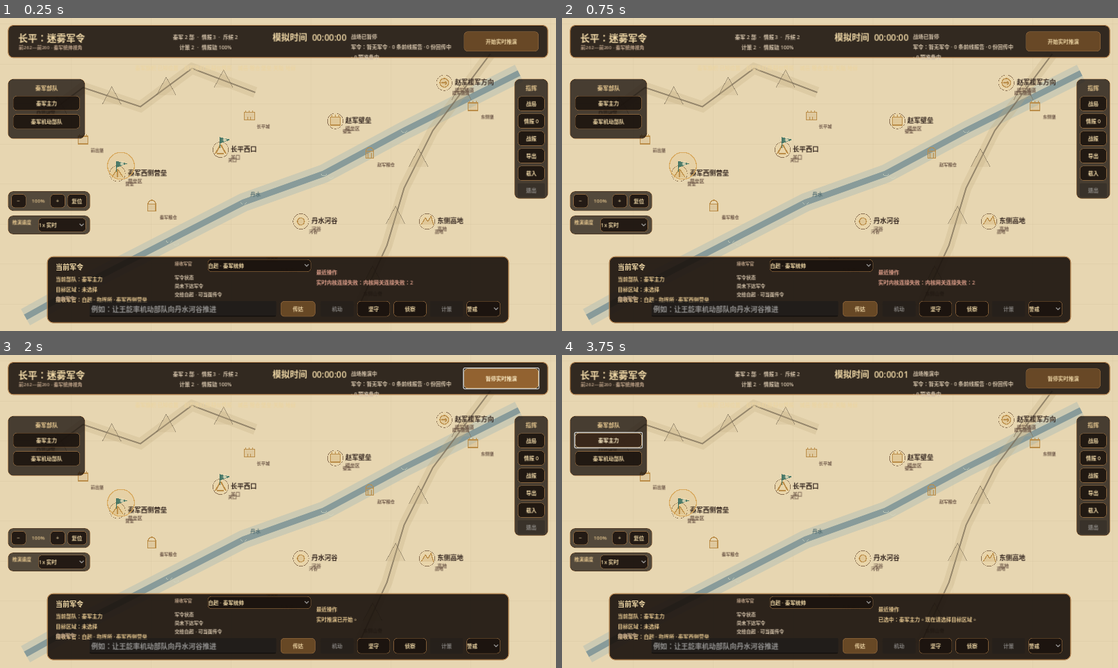
Above: before the commit, frames 1-4 (two rows, left to right).
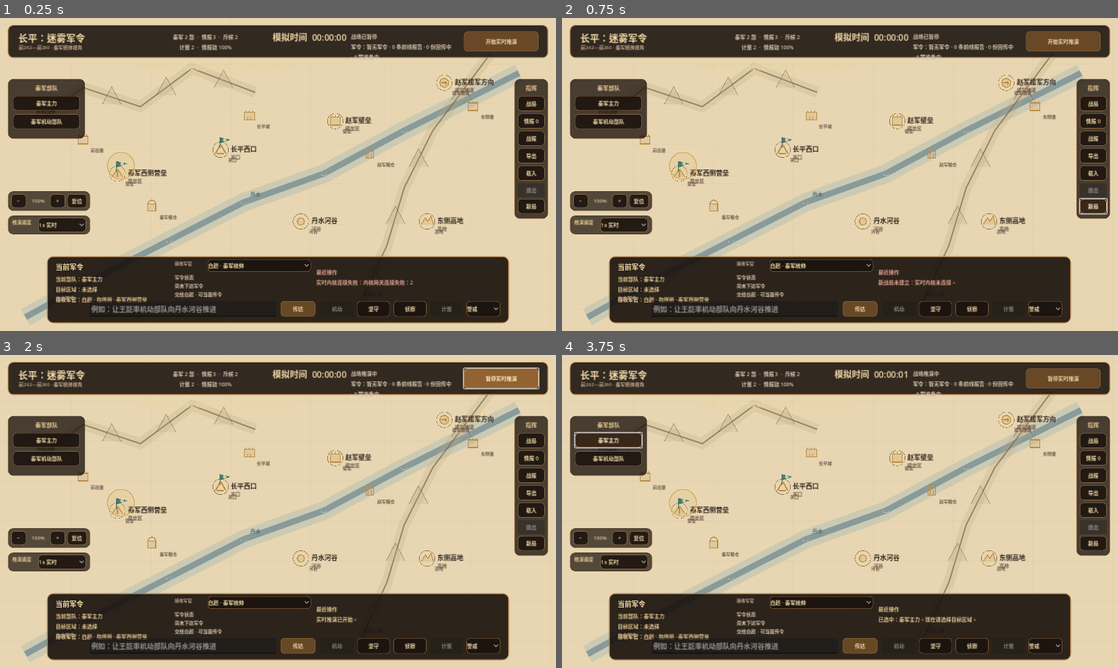
Above: after the commit, the same moments.

Repository: x21007997-boop/my-ai-Battlefield
Game: Godot game, scene res://scenes/Main.tscn
Two runs of this game, one before a commit and one after it. Both use one fixed random seed, a clock stepped at 60 frames per second and the inputs below.
Inputs (mouse positions are in pixels of both pictures, inside the frame that each line leads up to):
- Up to frame 1 (0.25 s): no input
- Up to frame 2 (0.75 s): click (1095, 205) at 0.5 s, where only the run after the commit has a clickable "新局"
- Up to frame 3 (2 s): click "开始实时推演" at 1.25 s
- Up to frame 4 (3.75 s): click "暂停实时推演" at 2 s; click "开始实时推演" at 2.75 s; click "秦军主力" at 3.5 s

The runs differ from the first frame. In frame 1, 0.4% of the frame differs, in the area x 92-99%, y 56-65%; in frame 2, 0.6%, in the area x 56-99%, y 56-86%; in frame 3, 0.4%; in frame 4, 0.4%.

Commit message:
feat: persist battlefield sessions and stabilize Godot viewport

Diff:
--- a/godot/project.godot
+++ b/godot/project.godot
@@ -15,6 +15,9 @@
 window/size/window_width_override=1280
 window/size/window_height_override=720
 window/stretch/mode="canvas_items"
+window/stretch/aspect="keep"
+window/size/min_width=960
+window/size/min_height=540
 
 [rendering]
 
--- a/godot/scripts/engine_gateway.gd
+++ b/godot/scripts/engine_gateway.gd
@@ -24,8 +24,13 @@
 func busy() -> bool:
 	return request_in_flight
 
-func start_session() -> void:
-	_post("/sessions", {}, "start_session")
+func start_session(resume_session_id: String = "", new_session: bool = false) -> void:
+	var body := {
+		"newSession": new_session,
+	}
+	if resume_session_id != "":
+		body["resumeSessionId"] = resume_session_id
+	_post("/sessions", body, "start_session")
 
 func send_command(command: Dictionary) -> void:
 	if session_id == "":
--- a/godot/scripts/main.gd
+++ b/godot/scripts/main.gd
@@ -3,6 +3,7 @@
 const EventLog = preload("res://scripts/event_log.gd")
 const ReplayPlayer = preload("res://scripts/replay_player.gd")
 const EngineGateway = preload("res://scripts/engine_gateway.gd")
+const SESSION_SAVE_PATH := "user://changping-session.json"
 
 @onready var sand_table: Node2D = $SandTable
 @onready var interface: CanvasLayer = $Interface
@@ -42,6 +43,7 @@
 var engine_connected := false
 var engine_tick_accumulator := 0.0
 var simulation_speed := 1
+var session_was_resumed := false
 var clock_label: Label
 var status_label: Label
 var selection_label: Label
@@ -78,6 +80,7 @@
 var battle_panel: Panel
 var battle_label: RichTextLabel
 var speed_option: OptionButton
+var new_battle_button: Button
 
 const TASK_COMMANDS := [
 	{"type": "guard", "label": "警戒"},
@@ -181,7 +184,7 @@
 	engine_gateway.response_received.connect(_on_engine_response)
 	engine_gateway.request_failed.connect(_on_engine_request_failed)
 	add_child(engine_gateway)
-	engine_gateway.start_session()
+	engine_gateway.start_session(_load_saved_session_id())
 
 func _on_engine_response(operation: String, response: Dictionary) -> void:
 	var session: Dictionary = response.get("session", {})
@@ -189,6 +192,9 @@
 		return
 	engine_session = session.duplicate(true)
 	engine_connected = true
+	var response_session_id := str(response.get("sessionId", ""))
+	if response_session_id != "":
+		_save_session_id(response_session_id)
 	_apply_engine_session(session)
 	for event in response.get("events", []):
 		_add_log(_replay_event_text(event))
@@ -197,7 +203,17 @@
 	if outcome.size() > 0:
 		_set_feedback("战役已结束：%s。可导出或载入本局回放。" % str(outcome.get("title", outcome.get("result", "战役结束"))), "success")
 	elif operation == "start_session":
-		_set_feedback("前线已接入，命令与侦察链路就绪。", "success")
+		if response.get("resumed", false):
+			session_was_resumed = true
+			_add_log("已恢复上一局战局：当前进度与前线认知已载入。")
+			_set_feedback("已恢复上一局战局：命令与侦察链路就绪。", "success")
+		elif response.get("resumeRequested", false):
+			session_was_resumed = false
+			_add_log("上一局存档未找到，已建立新的长平战局。")
+			_set_feedback("未找到上一局存档，已建立新的长平战局。", "info")
+		else:
+			session_was_resumed = false
+			_set_feedback("前线已接入，命令与侦察链路就绪。", "success")
 	elif not response.get("accepted", true):
 		_set_feedback("操作未执行：%s" % str(response.get("error", "内核拒绝了这次操作。")), "error")
 	elif operation == "command":
@@ -251,6 +267,30 @@
 	_add_log("通用内核未连接：%s" % message)
 	_set_feedback("实时内核连接失败：%s" % message, "error")
 	_refresh()
+
+func _load_saved_session_id() -> String:
+	var file := FileAccess.open(SESSION_SAVE_PATH, FileAccess.READ)
+	if file == null:
+		return ""
+	var parsed = JSON.parse_string(file.get_as_text())
+	if not parsed is Dictionary:
+		return ""
+	if str(parsed.get("scenarioId", "")) != str(scenario.get("sourceScenarioId", "changping-260")):
+		return ""
+	return str(parsed.get("sessionId", ""))
+
+func _save_session_id(session_id: String) -> void:
+	if session_id == "":
+		return
+	var file := FileAccess.open(SESSION_SAVE_PATH, FileAccess.WRITE)
+	if file == null:
+		_add_log("战局已运行，但本地存档记录无法写入。")
+		return
+	file.store_string(JSON.stringify({
+		"schemaVersion": 1,
+		"scenarioId": scenario.get("sourceScenarioId", "changping-260"),
+		"sessionId": session_id,
+	}))
 
 func _apply_engine_session(session: Dictionary) -> void:
 	sim_time = int(session.get("simTime", sim_time))
@@ -491,7 +531,7 @@
 
 	var utility_rail := Panel.new()
 	utility_rail.position = Vector2(1184, 140)
-	utility_rail.size = Vector2(78, 276)
+	utility_rail.size = Vector2(78, 322)
 	utility_rail.add_theme_stylebox_override("panel", _panel_style(Color(0.10, 0.07, 0.05, 0.78), Color(0.66, 0.47, 0.27, 0.8), 12, 1))
 	hud.add_child(utility_rail)
 	var utility_title := _add_label(utility_rail, "指挥", Rect2(8, 10, 62, 22), 13, Color("#e4c58e"))
@@ -544,6 +584,15 @@
 	exit_replay_button.pressed.connect(_exit_replay)
 	utility_rail.add_child(exit_replay_button)
 
+	new_battle_button = Button.new()
+	new_battle_button.text = "新局"
+	new_battle_button.position = Vector2(8, 276)
+	new_battle_button.size = Vector2(62, 34)
+	new_battle_button.tooltip_text = "建立新的长平战局，不覆盖上一局存档"
+	_style_button(new_battle_button)
+	new_battle_button.pressed.connect(_start_new_battle)
+	utility_rail.add_child(new_battle_button)
+
 	replay_panel = Panel.new()
 	replay_panel.position = Vector2(850, 126)
 	replay_panel.size = Vector2(320, 72)
@@ -752,6 +801,20 @@
 		return
 	event_log.append(sim_time, "simulation_resumed" if running else "simulation_paused", {})
 	_set_feedback("实时推演%s。" % ("已开始" if running else "已暂停"), "info")
+	_refresh()
+
+func _start_new_battle() -> void:
+	if replay_mode:
+		_set_feedback("回放模式不能建立新战局。", "error")
+		return
+	if engine_gateway == null or not engine_connected:
+		_set_feedback("新战局未建立：实时内核未连接。", "error")
+		return
+	running = false
+	engine_tick_accumulator = 0.0
+	selected_target_area_id = ""
+	engine_gateway.start_session("", true)
+	_set_feedback("正在建立新的长平战局……", "info")
 	_refresh()
 
 func _issue_move() -> void:
@@ -1806,6 +1869,8 @@
 	replay_button.disabled = replay_mode
 	load_replay_button.disabled = replay_mode
 	exit_replay_button.disabled = not replay_mode
+	if new_battle_button != null:
+		new_battle_button.disabled = replay_mode or (engine_gateway != null and engine_gateway.busy())
 	if replay_panel != null:
 		replay_panel.visible = replay_mode
 	replay_slider.editable = replay_mode
--- a/godot/tests/commander_hud_smoke.gd
+++ b/godot/tests/commander_hud_smoke.gd
@@ -10,6 +10,8 @@
 	assert(main.deception_panel != null)
 	assert(main.battle_panel != null)
 	assert(main.speed_option != null)
+	assert(main.new_battle_button != null)
+	assert(main.new_battle_button.text == "新局")
 	assert(main.intelligence_button.text == "情报 0")
 	main._on_speed_selected(2)
 	assert(main.simulation_speed == 5)
Not shown, changed: .gitignore
Not shown, changed: README.md
Not shown, changed: godot/README.md
Not shown, changed: package.json
Not shown, changed: scripts/battle-engine-server.mjs
Not shown, changed: tests/commander-engine-server.test.mjs
